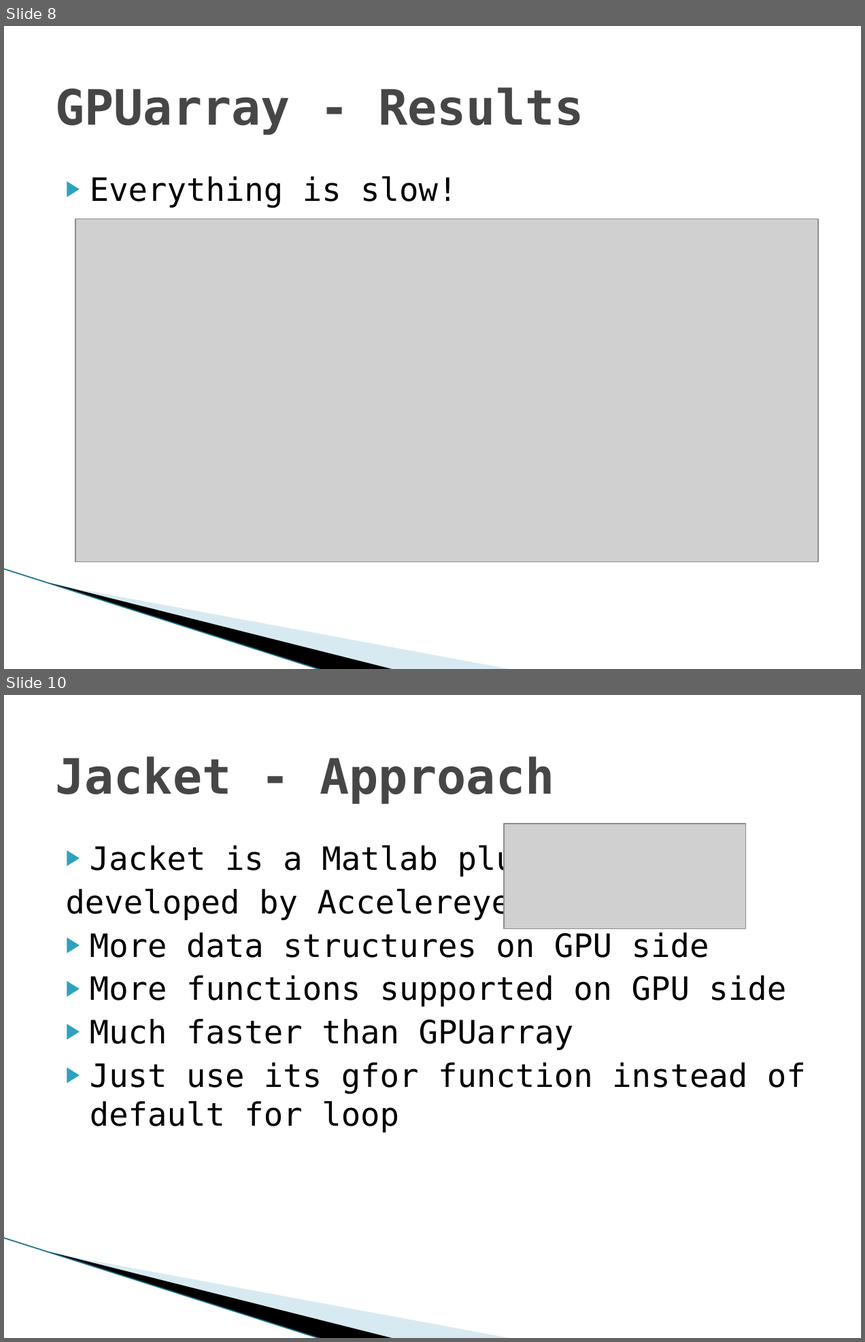
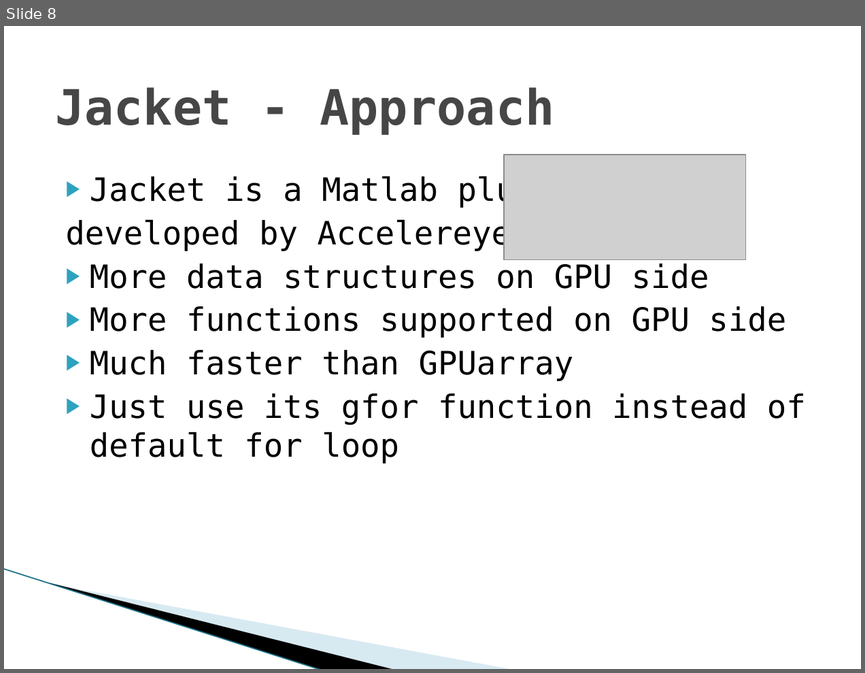
Before and after one commit to Keripo/DancingMonkeysAccelerated, a slide deck: final/presentation.pptx. Shown one above the other, each under a label of ours: slides 8 and 10 before the commit, slide 8 after it; the slides between them are not shown. The pictures are 865x1342 and 865x673 pixels, drawn with LibreOffice and Linux fonts; fonts in the diff are those of the drawing; grey boxes stand for pictures; background and template pictures are left out. Boxes give left, top, right and bottom in pixels: in the first picture for what was removed or moved away, otherwise in the second. Text is boxed around its words. In the diff, an @@ line names an element or a change of style, - is before the commit and + after.

```diff
--- a/final/presentation.pptx
+++ b/final/presentation.pptx
@@ slide 8 removed at [4, 26, 861, 669], background #FFFFFF; not listed: 3 template elements that a slide beside it also shows @@
@@ title removed at [55, 87, 583, 135] @@
-GPUarray - Results
@@ text removed at [90, 176, 457, 208] @@
-▶ Everything is slow!
@@ picture removed at [75, 219, 818, 562] @@
@@ what was slide 10 is now slide 8 @@
```
Also in this commit, not shown: 1 slide changed, 7 slides added, 2 other slides removed.
